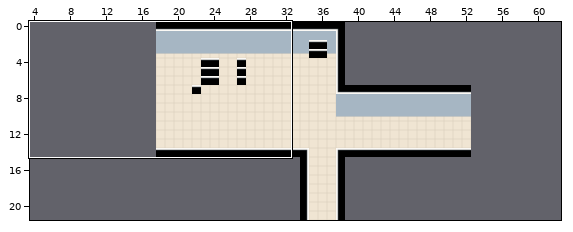
An edit to a level. Tiled map, LCB_Map/data/maps/annexe_2.tmx. Above, an overview of the earlier version with the close-up marked.
Close-up. As it was:
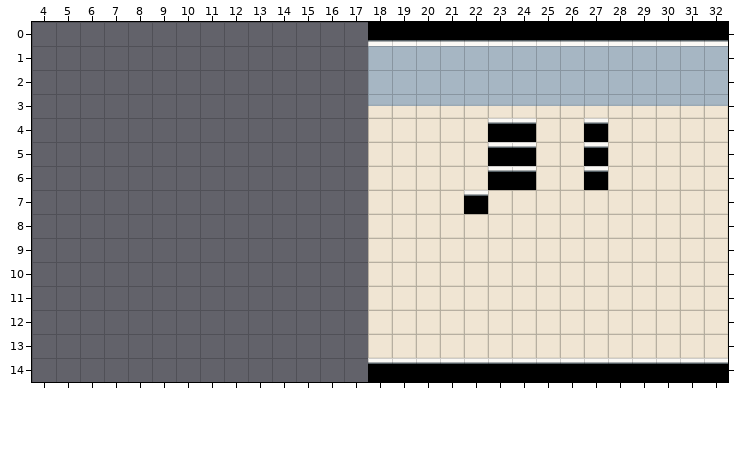
Cells are 64x64 px. Shown: x 4..32, y 0..14. The commit also changed other parts of the map, which this record leaves out. The old version is drawn lined up with the new one.
Once edited:
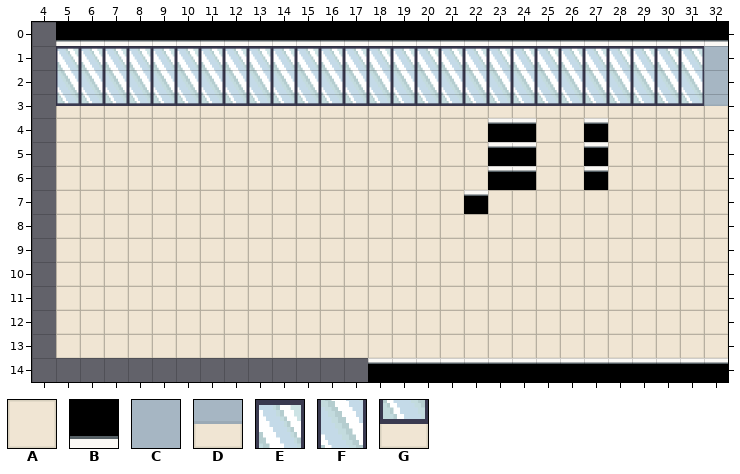
Key: from "LCB_indoor": A 24, B 1007, C 1032, D 1082, E 1177, F 1202, G 1227.
_ is an empty cell, . an unchanged one.
Change:
map size 35x32 -> 63x32 cells (old content now starts at 18,0; both pictures use the new coordinates)
--- layer "Floor"
@@ x 5..31 @@
- 0 _____________..............
- 1 _____________CCCCCCCCCCCCCC
- 2 _____________CCCCCCCCCCCCCC
- 3 _____________DDDDDDDDDDDDDD
- 4 _____________..............
- 5 _____________..............
- 6 _____________..............
- 7 _____________..............
- 8 _____________..............
- 9 _____________..............
-10 _____________..............
-11 _____________..............
-12 _____________..............
-13 _____________..............
+ 0 BBBBBBBBBBBBB..............
+ 1 EEEEEEEEEEEEEEEEEEEEEEEEEEE
+ 2 FFFFFFFFFFFFFFFFFFFFFFFFFFF
+ 3 GGGGGGGGGGGGGGGGGGGGGGGGGGG
+ 4 AAAAAAAAAAAAA..............
+ 5 AAAAAAAAAAAAA..............
+ 6 AAAAAAAAAAAAA..............
+ 7 AAAAAAAAAAAAA..............
+ 8 AAAAAAAAAAAAA..............
+ 9 AAAAAAAAAAAAA..............
+10 AAAAAAAAAAAAA..............
+11 AAAAAAAAAAAAA..............
+12 AAAAAAAAAAAAA..............
+13 AAAAAAAAAAAAA..............
